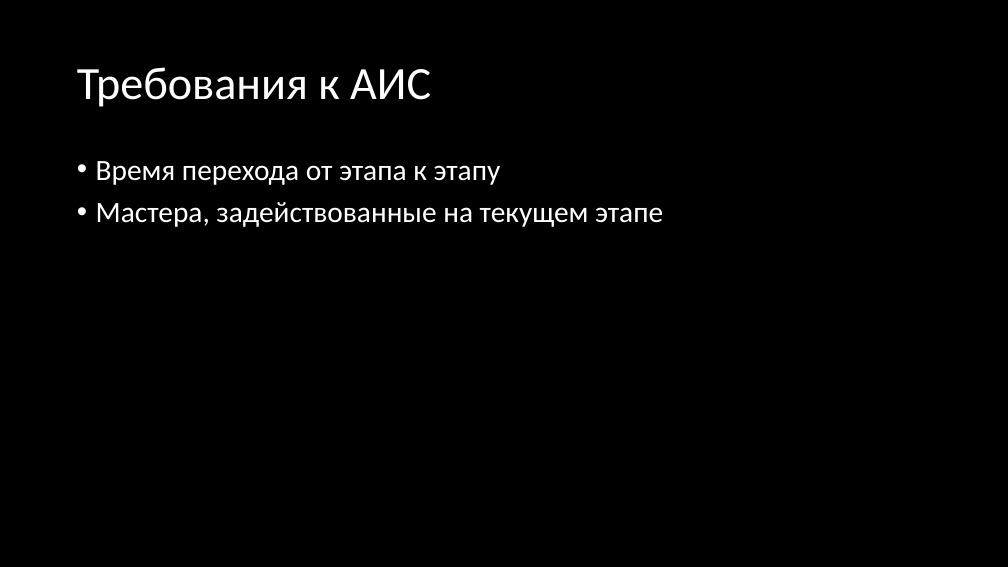
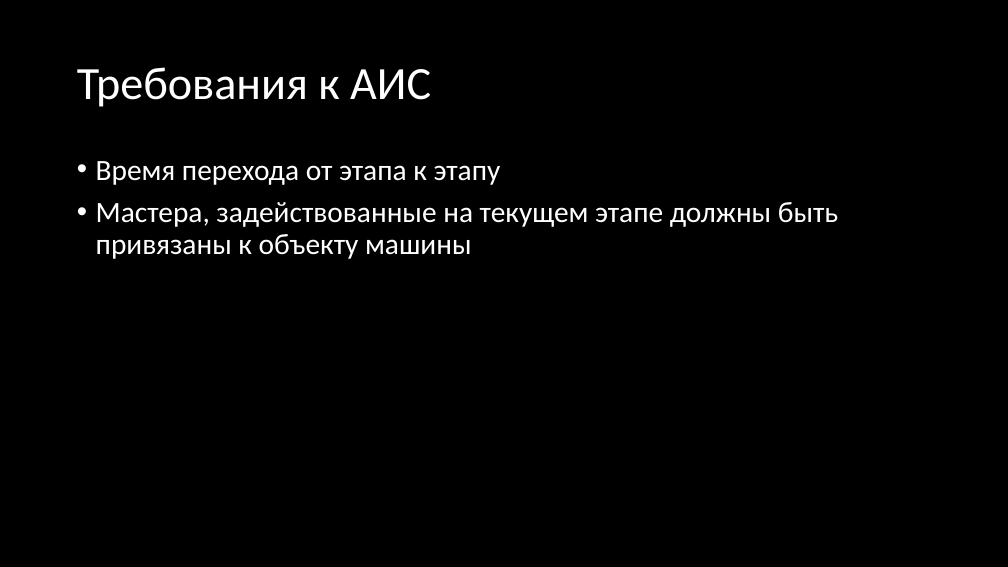
Before and after one commit to TheZaychik/FA, a slide deck: slide 5 of 2 Курс/Зайцев/СУБД/Семинары/БП/Презентация1.pptx. Drawn at 1008x567 pixels with LibreOffice and Linux fonts; fonts in the diff are those of the drawing. Boxes give left, top, right and bottom in pixels: in the first picture for what was removed or moved away, otherwise in the second. Text is boxed around its words. In the diff, an @@ line names an element or a change of style, - is before the commit and + after.

```diff
--- a/2 Курс/Зайцев/СУБД/Семинары/БП/Презентация1.pptx
+++ b/2 Курс/Зайцев/СУБД/Семинары/БП/Презентация1.pptx
@@ text at box(96, 202, 838, 259): text changed @@
-• Мастера, задействованные на текущем этапе
+• Мастера, задействованные на текущем этапе должны быть привязаны к объекту машины
```
Also in this commit, not shown: 5 other files.
